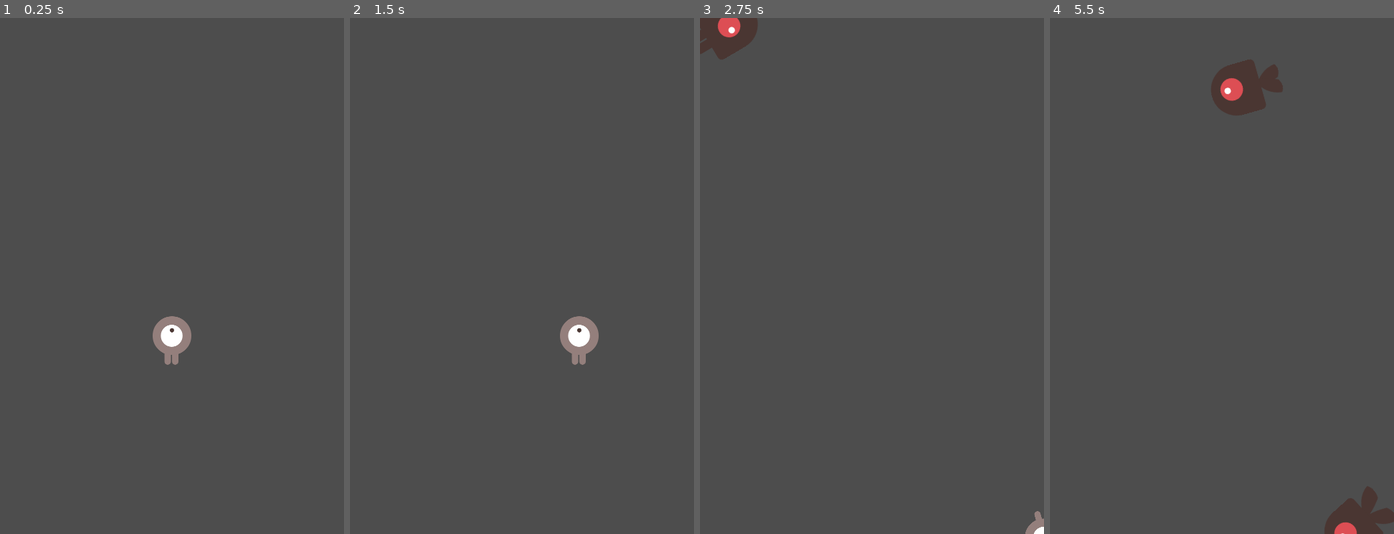
Above: before the commit, frames 1-4 (left to right).
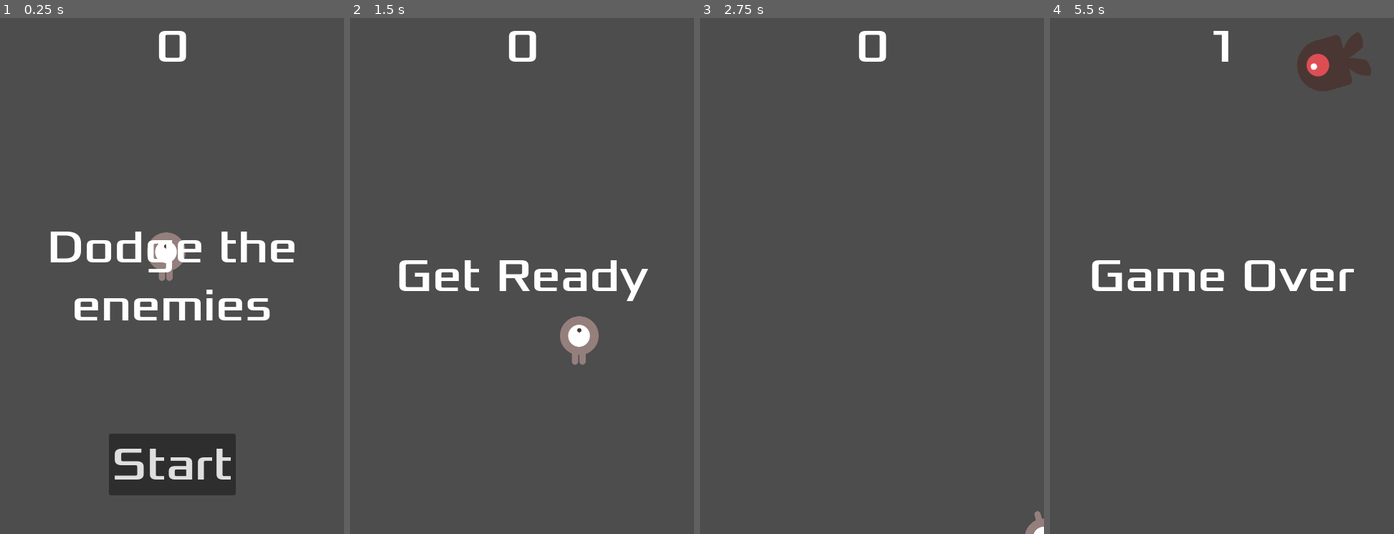
Above: after the commit, the same moments.

Repository: smschijf/first-2d-game-godot
Game: Godot game, scene res://main.tscn
Same seed, same stepped clock (60 frames per second), same inputs: the game is played once before the commit and once after it.
Inputs (mouse positions are in pixels of both pictures, inside the frame that each line leads up to):
- Up to frame 1 (0.25 s): no input
- Up to frame 2 (1.5 s): click (522, 466) at 0.5 s, where only the run after the commit has a clickable "Start"; tap Enter at 1.25 s; hold Right (move_right) from 1.28 s (still down)
- Up to frame 3 (2.75 s): release Right (move_right) at 2.03 s; hold Down (move_down) from 2.03 s (still down)
- Up to frame 4 (5.5 s): release Down (move_down) at 2.78 s; hold Right (move_right) 2.78-3.53 s; hold Up (move_up) 3.53-4.28 s; hold Left (move_left) from 4.28 s (still down)

The runs differ from the first frame. In frame 1, 8.9% of the frame differs, in the area x 14-86%, y 2-93%; in frame 2, 2.1%; in frame 3, 1.3%; in frame 4, 6.0%.

Commit message:
connected HUD to main scene

Diff:
--- a/Main.gd
+++ b/Main.gd
@@ -3,17 +3,19 @@
 @export var mob_scene: PackedScene
 var score
 
-func _ready():
-	new_game()
+
 
 func game_over():
 	$ScoreTimer.stop()
 	$MobTimer.stop()
+	$HUD.show_game_over()
 
 func new_game():
 	score = 0
 	$Player.start($StartPosition.position)
 	$StartTimer.start()
+	$HUD.update_score(score)
+	$HUD.show_message("Get Ready")
 
 
 func _on_mob_timer_timeout():
@@ -44,7 +46,7 @@
 
 func _on_score_timer_timeout():
 	score += 1
-
+	$HUD.update_score(score)
 
 func _on_start_timer_timeout():
 	$MobTimer.start()
--- a/main.tscn
+++ b/main.tscn
@@ -1,8 +1,9 @@
-[gd_scene load_steps=5 format=3 uid="uid://bnisfux2qly7l"]
+[gd_scene load_steps=6 format=3 uid="uid://bnisfux2qly7l"]
 
 [ext_resource type="Script" path="res://Main.gd" id="1_mwokm"]
 [ext_resource type="PackedScene" uid="uid://b3tv2gc8nhwxt" path="res://mob.tscn" id="2_854ed"]
 [ext_resource type="PackedScene" uid="uid://cfu44g46rgbau" path="res://player.tscn" id="3_y1mcc"]
+[ext_resource type="PackedScene" uid="uid://cdq1o0kyjm8i6" path="res://hud.tscn" id="4_5yleo"]
 
 [sub_resource type="Curve2D" id="Curve2D_pqr0k"]
 _data = {
@@ -36,7 +37,10 @@
 position = Vector2(1, 1)
 rotation = 0.00418408
 
+[node name="HUD" parent="." instance=ExtResource("4_5yleo")]
+
 [connection signal="hit" from="Player" to="." method="game_over"]
 [connection signal="timeout" from="MobTimer" to="." method="_on_mob_timer_timeout"]
 [connection signal="timeout" from="ScoreTimer" to="." method="_on_score_timer_timeout"]
 [connection signal="timeout" from="StartTimer" to="." method="_on_start_timer_timeout"]
+[connection signal="start_game" from="HUD" to="." method="new_game"]
